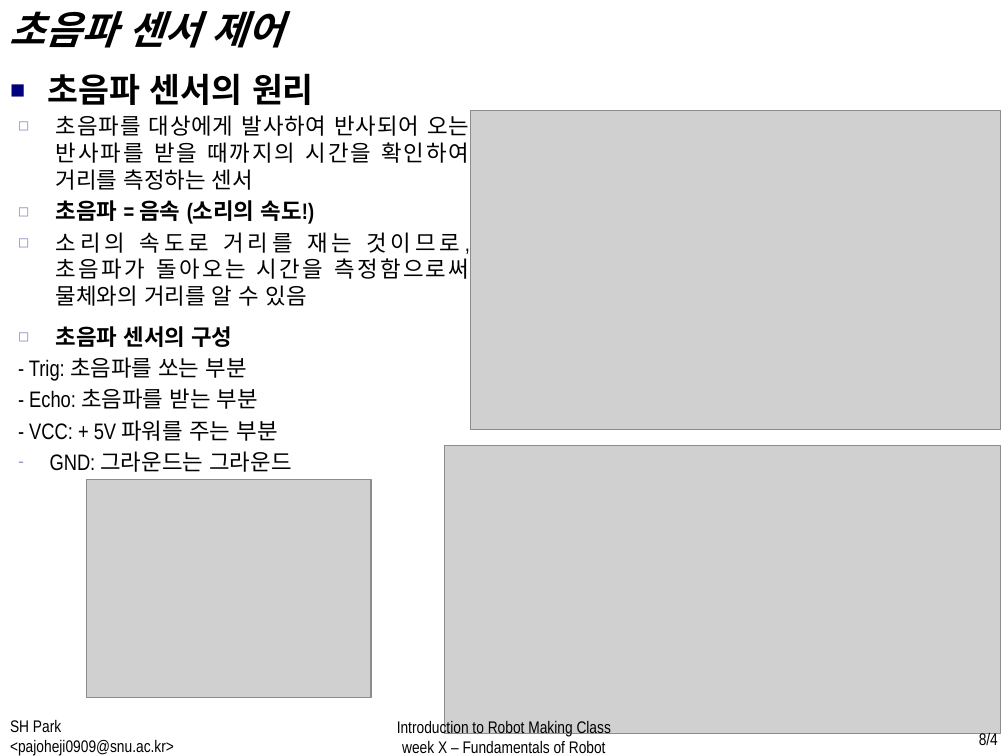
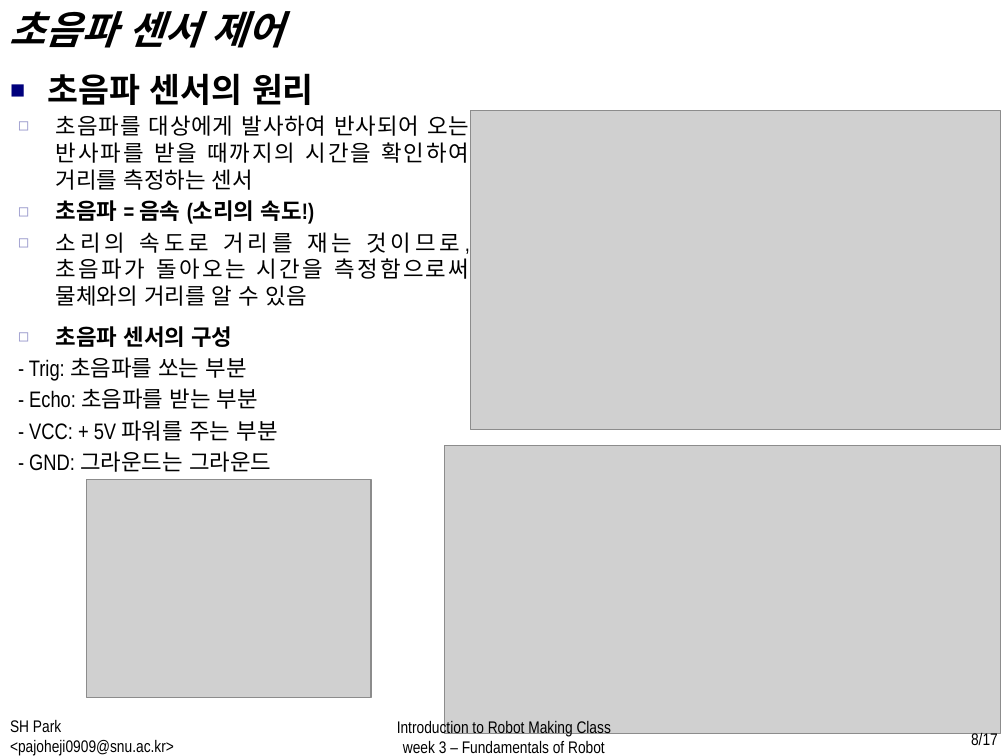
Before and after one commit to WhenTheyCry96/RobotTutorial, a slide deck: slide 8 of PPT/week3.pptx. Drawn at 1008x756 pixels with LibreOffice and Linux fonts; fonts in the diff are those of the drawing; grey boxes stand for pictures. Boxes give left, top, right and bottom in pixels: in the first picture for what was removed or moved away, otherwise in the second. Text is boxed around its words. In the diff, an @@ line names an element or a change of style, - is before the commit and + after.

Commit message:
week3 add features

```diff
--- a/PPT/week3.pptx
+++ b/PPT/week3.pptx
@@ text at [29,451,271,472]: text changed @@
-  – GND: 그라운드는 그라운드
+  - GND: 그라운드는 그라운드
@@ text at [403,741,605,753]: text changed @@
-week X – Fundamentals of Robot
+week 3 – Fundamentals of Robot
@@ page number at [971,731,998,745]: text changed @@
-8/4
+8/17
```
Also in this commit, not shown: 13 other slides changed, 3 slides added, 9 other files.
